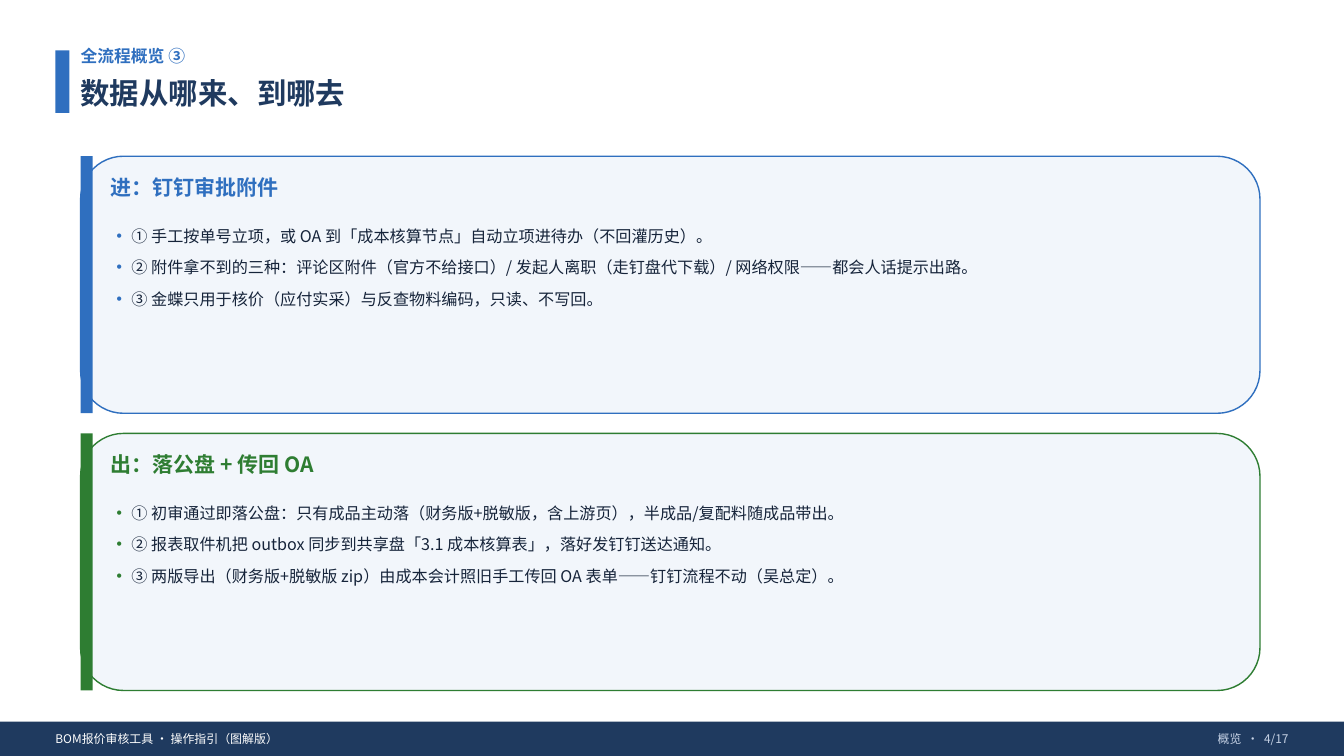
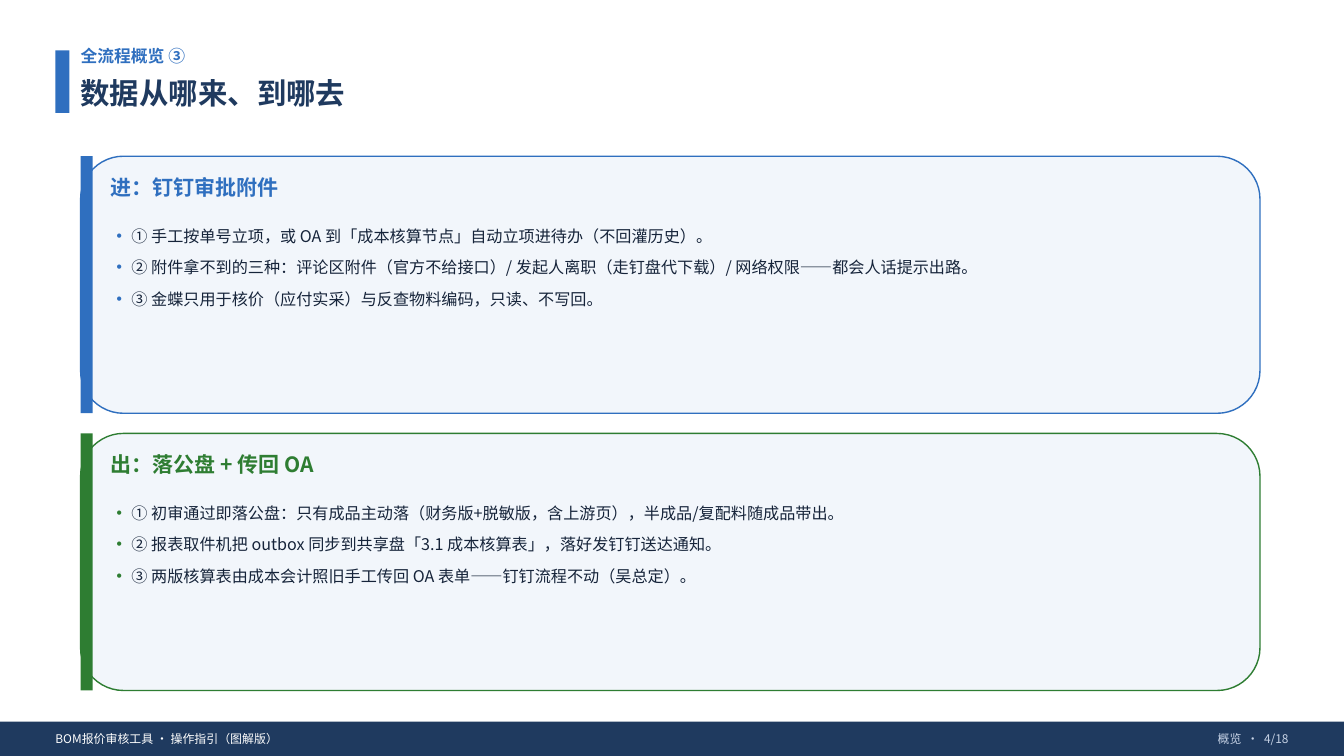
Before and after one commit to ReginaldZeng/accounting-workbench, a slide deck: slide 4 of 01_Current_Deliverables/docs/20260903_BOM报价审核/BOM报价审核工具_操作指引_图解版_20260909.pptx. Drawn at 1344x756 pixels with LibreOffice and Linux fonts; fonts in the diff are those of the drawing. Boxes give left, top, right and bottom in pixels: in the first picture for what was removed or moved away, otherwise in the second. Text is boxed around its words. In the diff, an @@ line names an element or a change of style, - is before the commit and + after.

```diff
--- a/01_Current_Deliverables/docs/20260903_BOM报价审核/BOM报价审核工具_操作指引_图解版_20260909.pptx
+++ b/01_Current_Deliverables/docs/20260903_BOM报价审核/BOM报价审核工具_操作指引_图解版_20260909.pptx
@@ text at [131,568,696,584]: text changed @@
-• ③ 两版导出（财务版+脱敏版 zip）由成本会计照旧手工传回 OA 表单——钉钉流程不动（吴总定）。
+• ③ 两版核算表由成本会计照旧手工传回 OA 表单——钉钉流程不动（吴总定）。
@@ text at [1218,733,1288,745]: text changed @@
-概览 · 4/17
+概览 · 4/18
```
Also in this commit, not shown: 16 other slides changed, 1 slide added, 2 other files.
